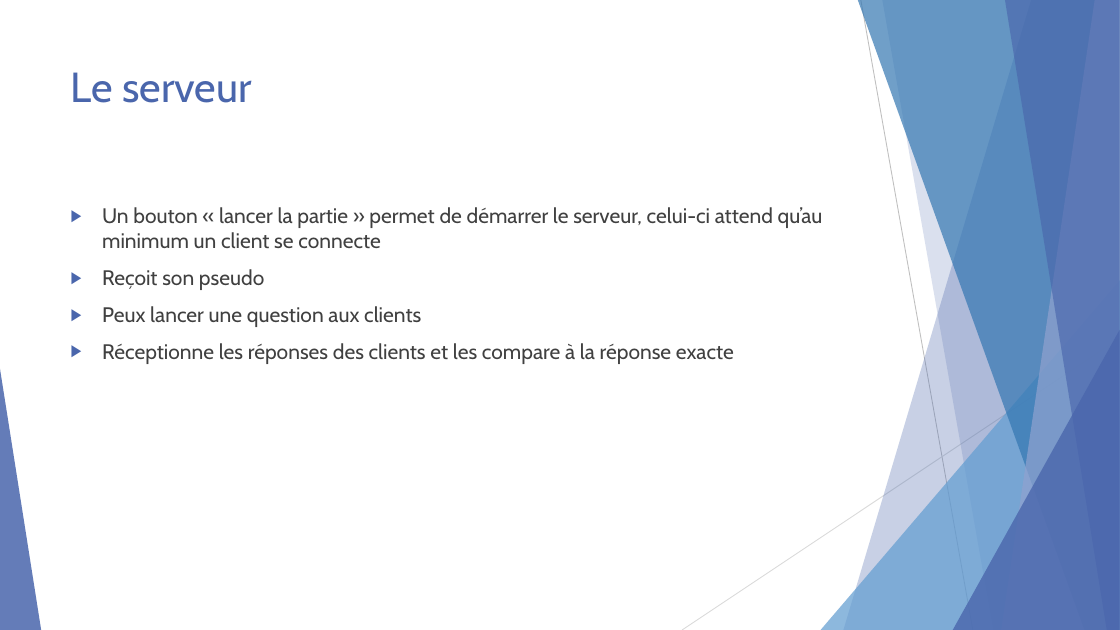
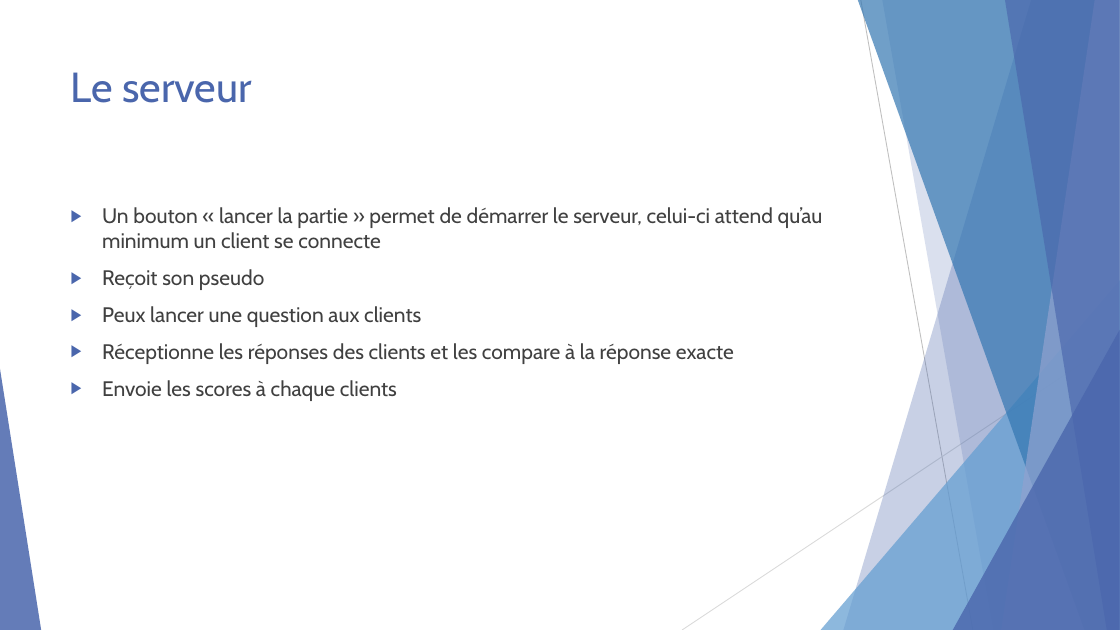
Before and after one commit to francoismonteil/Kahoot, a slide deck: slide 6 of Kahoot.pptx. Drawn at 1120x630 pixels with LibreOffice and Linux fonts; fonts in the diff are those of the drawing. Boxes give left, top, right and bottom in pixels: in the first picture for what was removed or moved away, otherwise in the second. Text is boxed around its words. In the diff, an @@ line names an element or a change of style, - is before the commit and + after.

```diff
--- a/Kahoot.pptx
+++ b/Kahoot.pptx
@@ text at <box>102,380,397,401</box>: paragraph added @@
+▶ Envoie les scores à chaque clients
```
